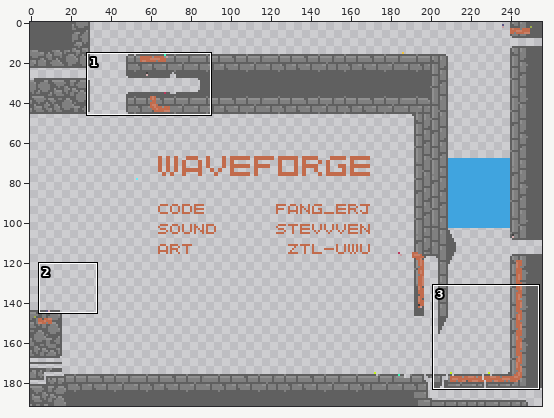
A pixel-art file gets an edit: assets/levels/auto.aseprite. The picture above shows the old version from afar; the outline marks the close-up.
Close-up. Before:
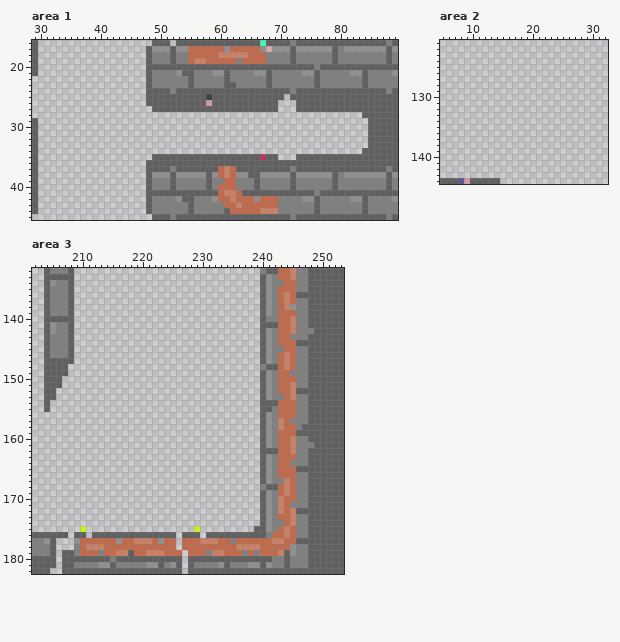
256x192 pixels, 1 frame. Shown: area 1: x 29..89, y 16..45; area 2: x 5..32, y 121..144; area 3: x 202..253, y 132..182.
After:
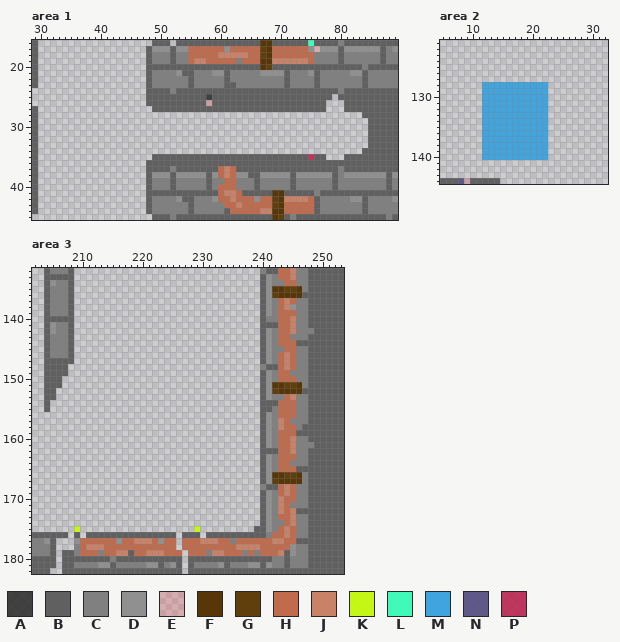
Palette (. is transparent): A #323232e7  B #606060  C #808080  D #909090  E #ff000028  F #573708  G #613f0d  H #c26b4c  J #c98168  K #c4fb03e7  L #33ffb8e7  M #40a4df  N #534d80e7  P #bb2752e7
The commit says: tweak level auto to make the process more fluent Signed-off-by: szdytom <szdytom@qq.com>
Difference:
layer "Wire Stubs" added
Changed rows in their new state; - is an unchanged pixel.
Area 1, layers "Wire Stubs", "Wire", "Walls":
first column x 29:
16 --------------------------------------FF---B--L----C-------B-
17 --------------------------------------GFHHHHHH-E--DB------BC-
18 --------------------------------------GFHHHHHHH---CB------BC-
19 --------------------------------------FFJJJJJJH---CB------BC-
20 --------------------------------------FG-------B-------C-----
21 -------------------------------------C-DDDB--C--------------C
22 B--------------------------------------C--B------------------
23 B--------------------------------------C--B------------------
24 -------------------------------------------B-------C-------B-
25 ------------------------------------------B-------.----------
26 -----------------------------------------BBB-----...---------
27 B----------------------------------------BBB-----...---------
28 B------------------------------------------------------------
first column x 67:
35 B--BBB--P--...--------
37 -----B-------C-------B
first column x 69:
41 FF-----
42 GFJJJJH
43 GFHHHHH
44 FFHHHHH
45 FG-----
Area 2, layer "Walls":
first column x 12:
128 MMMMMMMMMMM
129 MMMMMMMMMMM
130 MMMMMMMMMMM
131 MMMMMMMMMMM
132 MMMMMMMMMMM
133 MMMMMMMMMMM
134 MMMMMMMMMMM
135 MMMMMMMMMMM
136 MMMMMMMMMMM
137 MMMMMMMMMMM
138 MMMMMMMMMMM
139 MMMMMMMMMMM
140 MMMMMMMMMMM
Area 3, layers "Wire Stubs", "Walls":
first column x 242:
135 FFGGF
136 GFFFF
first column x 242:
151 FFGGF
152 GFFFF
first column x 242:
166 FFGGF
167 GFFFF
first column x 209:
175 K.-
176 -.B
